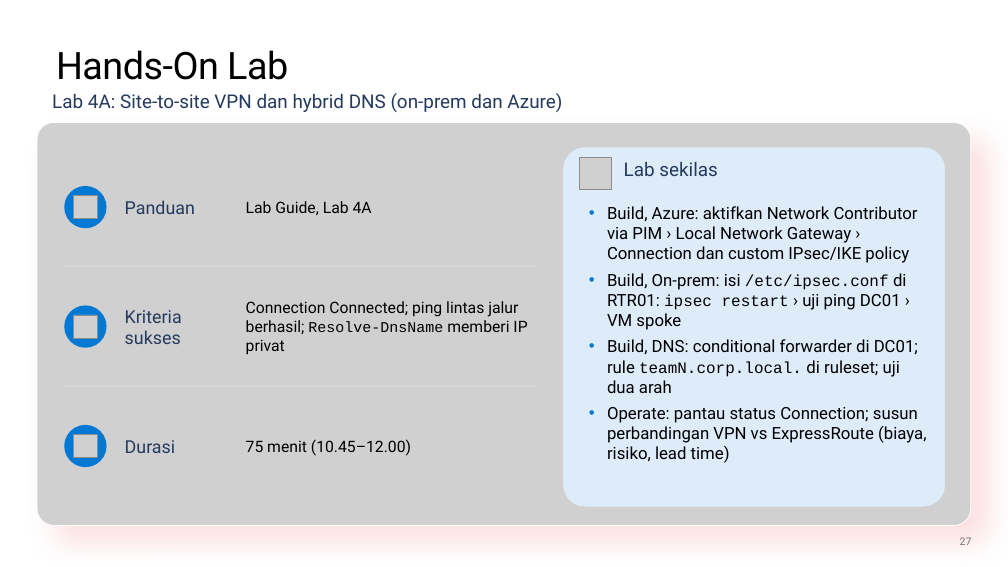
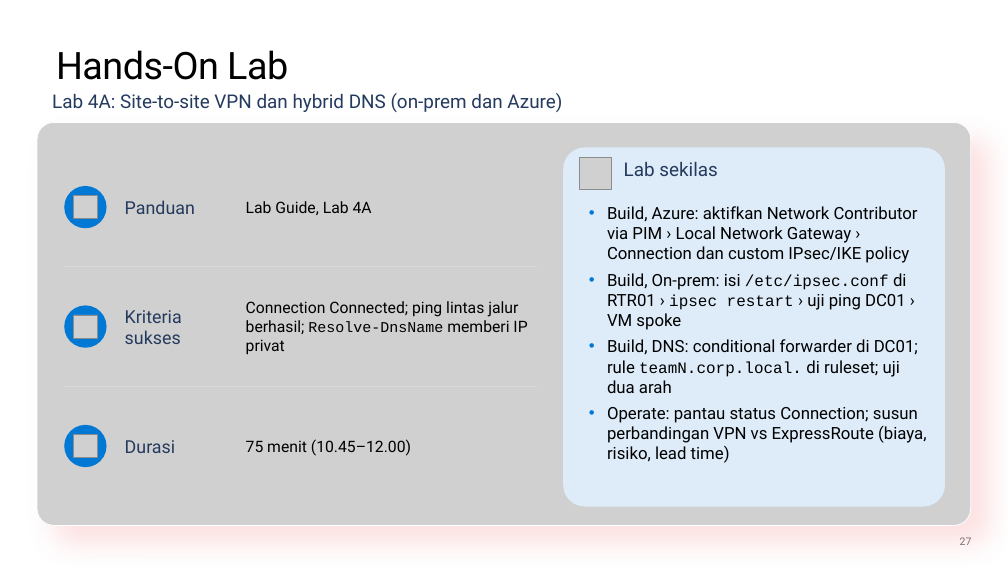
Before and after one commit to medisa-aris/azure-landing-zone-training, a slide deck: slide 27 of slides/pptx/slide_day04_hybrid-connectivity-operations.pptx. Drawn at 1008x567 pixels with LibreOffice and Linux fonts; fonts in the diff are those of the drawing; grey boxes stand for pictures; background and template pictures are left out. Boxes give left, top, right and bottom in pixels: in the first picture for what was removed or moved away, otherwise in the second. Text is boxed around its words. In the diff, an @@ line names an element or a change of style, - is before the commit and + after.

```diff
--- a/slides/pptx/slide_day04_hybrid-connectivity-operations.pptx
+++ b/slides/pptx/slide_day04_hybrid-connectivity-operations.pptx
@@ text at box(607, 273, 907, 330): text changed @@
-• Build, On-prem: isi /etc/ipsec.conf di RTR01: ipsec restart › uji ping DC01 › VM spoke
+• Build, On-prem: isi /etc/ipsec.conf di RTR01 › ipsec restart › uji ping DC01 › VM spoke
```
Also in this commit, not shown: 16 other slides changed, 6 other files.
